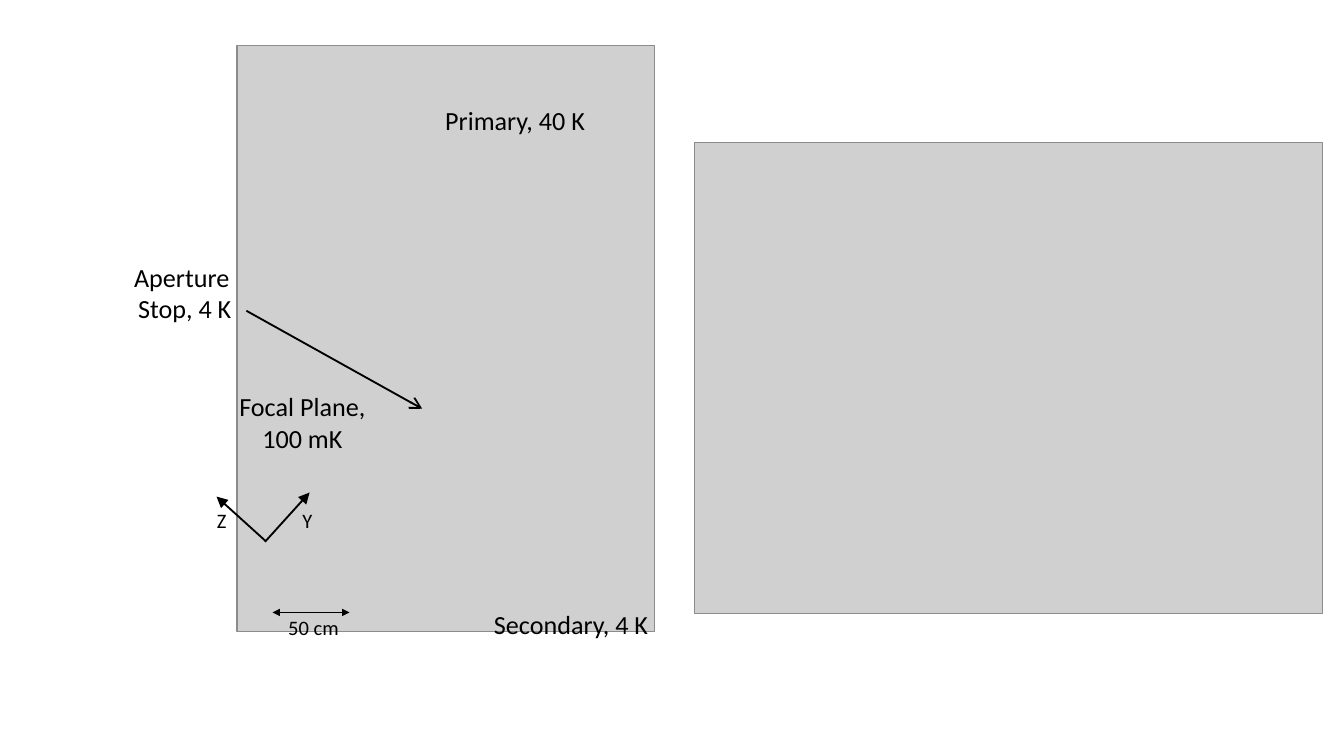
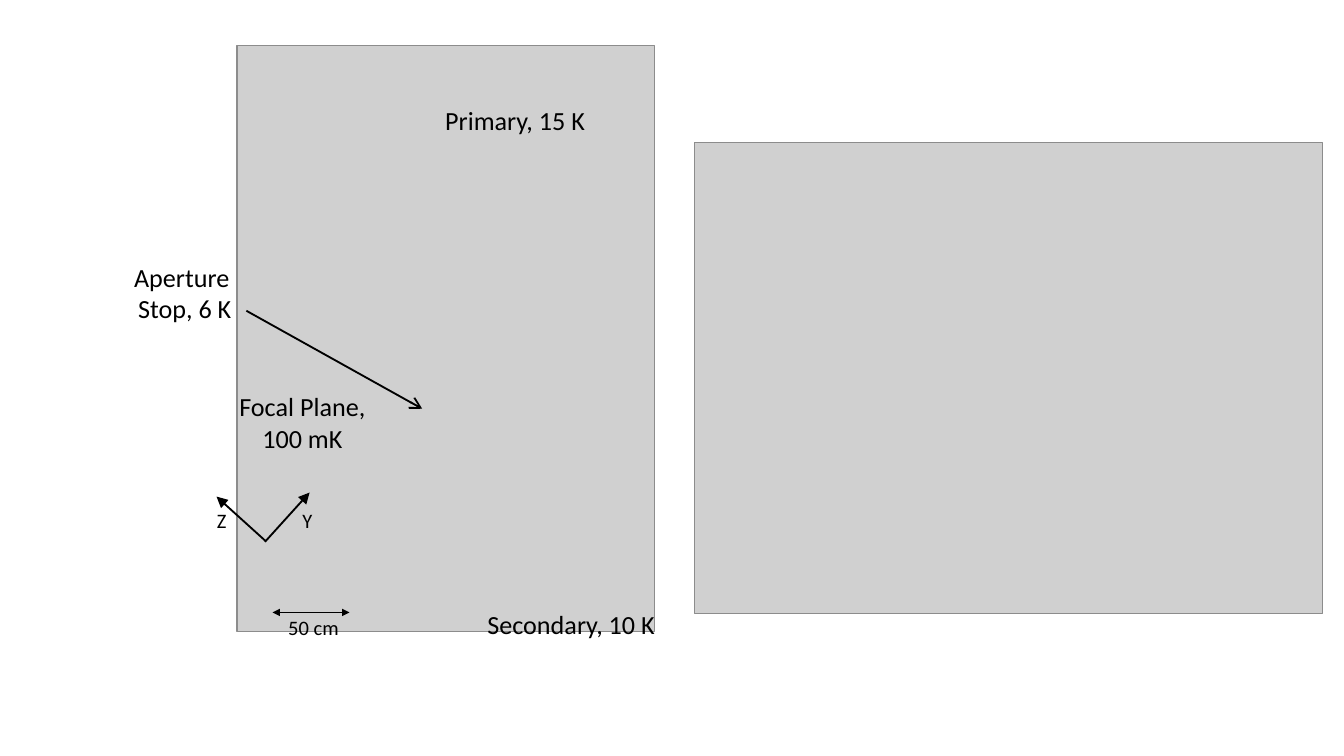
Before and after one commit to CMB-Probe/SPIE_optics_paper, a slide deck: slide 1 of editing_images/rays_and_strehls.pptx. Drawn at 1344x756 pixels with LibreOffice and Linux fonts; fonts in the diff are those of the drawing; grey boxes stand for pictures. Boxes give left, top, right and bottom in pixels: in the first picture for what was removed or moved away, otherwise in the second. Text is boxed around its words. In the diff, an @@ line names an element or a change of style, - is before the commit and + after.

```diff
--- a/editing_images/rays_and_strehls.pptx
+++ b/editing_images/rays_and_strehls.pptx
@@ text at (x1=445, y1=112, x2=585, y2=134): text changed @@
-Primary, 40 K
+Primary, 15 K
@@ text at (x1=138, y1=300, x2=232, y2=323): text changed @@
-Stop, 4 K
+Stop, 6 K
@@ text at (x1=487, y1=612, x2=655, y2=640): text changed @@
-Secondary, 4 K
+Secondary, 10 K
```
Also in this commit, not shown: 3 other files.
